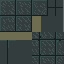
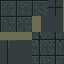
Revision of a layered 64x64 image; what changed, layer by layer:
painted on "Tiles" over <box>0,0,48,32</box>
